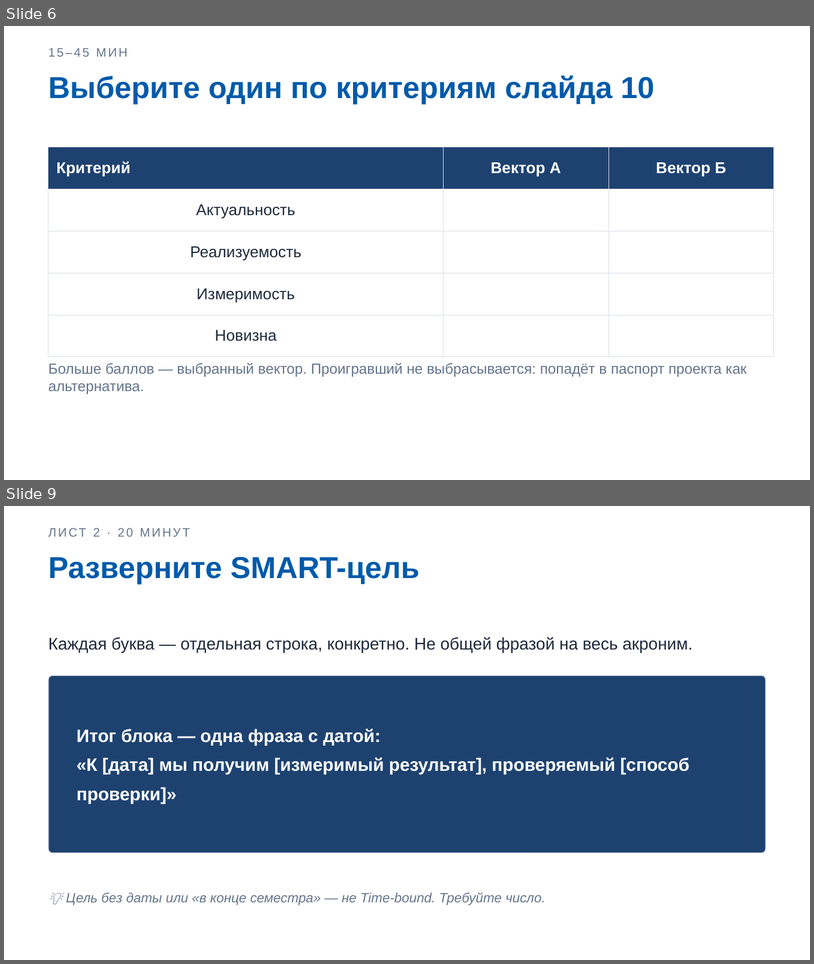
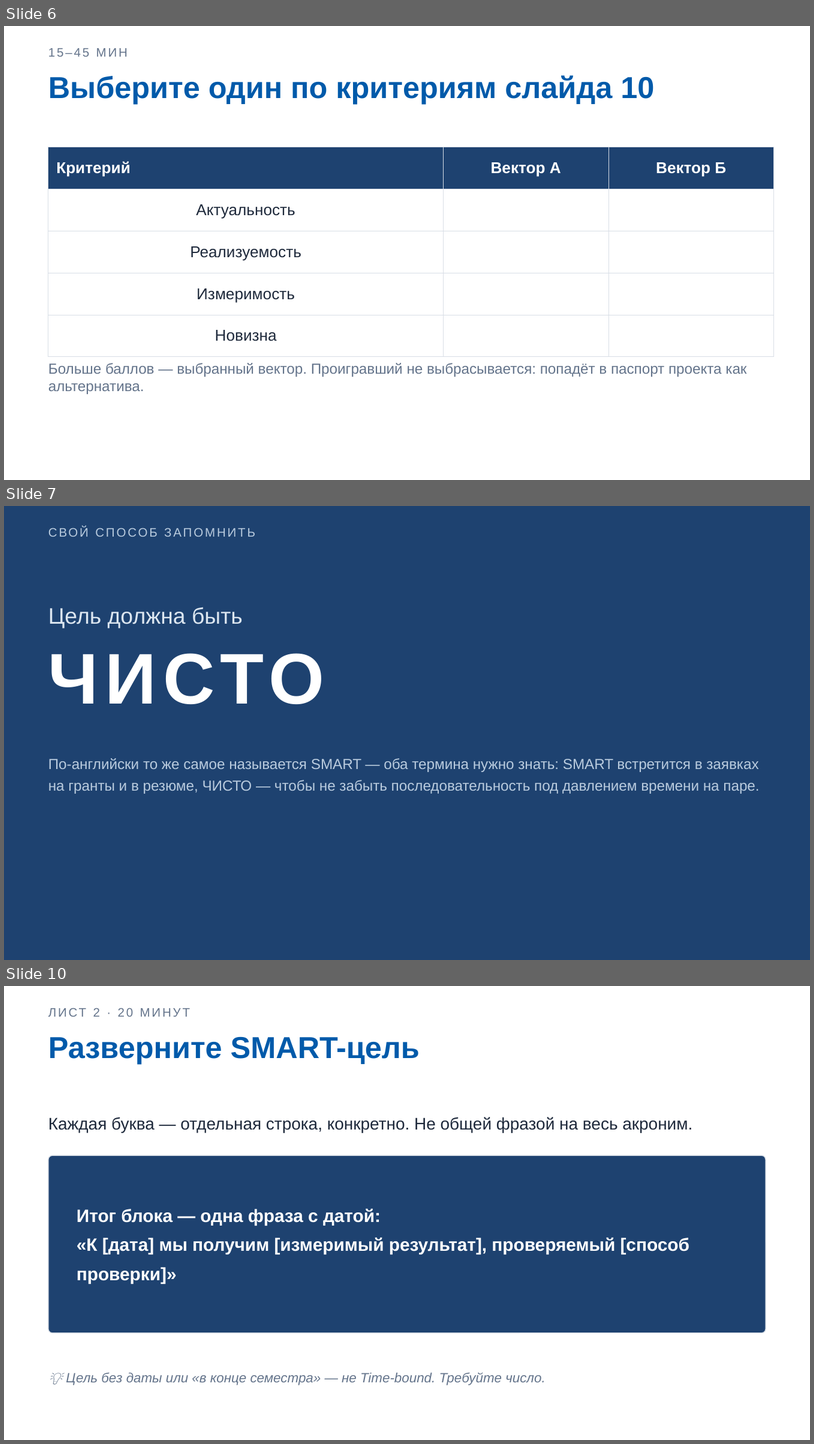
Before and after one commit to DimaMuhannad/OPD, a slide deck: zanyatiya/Zanyatie_02_Praktika1_Slaydy.pptx. Shown one above the other, each under a label of ours: slides 6 and 9 before the commit, slides 6, 7 and 10 after it; the slides between them are not shown. The pictures are 814x964 and 814x1444 pixels, drawn with LibreOffice and Linux fonts; fonts in the diff are those of the drawing. Boxes give left, top, right and bottom in pixels: in the first picture for what was removed or moved away, otherwise in the second. Text is boxed around its words. In the diff, an @@ line names an element or a change of style, - is before the commit and + after.

```diff
--- a/zanyatiya/Zanyatie_02_Praktika1_Slaydy.pptx
+++ b/zanyatiya/Zanyatie_02_Praktika1_Slaydy.pptx
@@ slide 7 added at bbox=[4, 506, 810, 960], background #1E4270 @@
@@ text added at bbox=[48, 522, 766, 541], 11 pt, text #B9CBDE @@
+СВОЙ СПОСОБ ЗАПОМНИТЬ
@@ text added at bbox=[48, 607, 243, 628], 20 pt, text #DCE6F0 @@
+Цель должна быть
@@ text added at bbox=[48, 653, 324, 704], 64 pt, text #FFFFFF, bold @@
+ЧИСТО
@@ text added at bbox=[48, 758, 759, 793], 13 pt, text #B9CBDE @@
+По-английски то же самое называется SMART — оба термина нужно знать: SMART встретится в заявках на гранты и в резюме, ЧИСТО — чтобы не забыть последовательность под давлением времени на паре.
@@ what was slide 9 is now slide 10 @@
```
Also in this commit, not shown: 2 slides changed, 2 other slides added, 2 slides removed, 3 other files.
